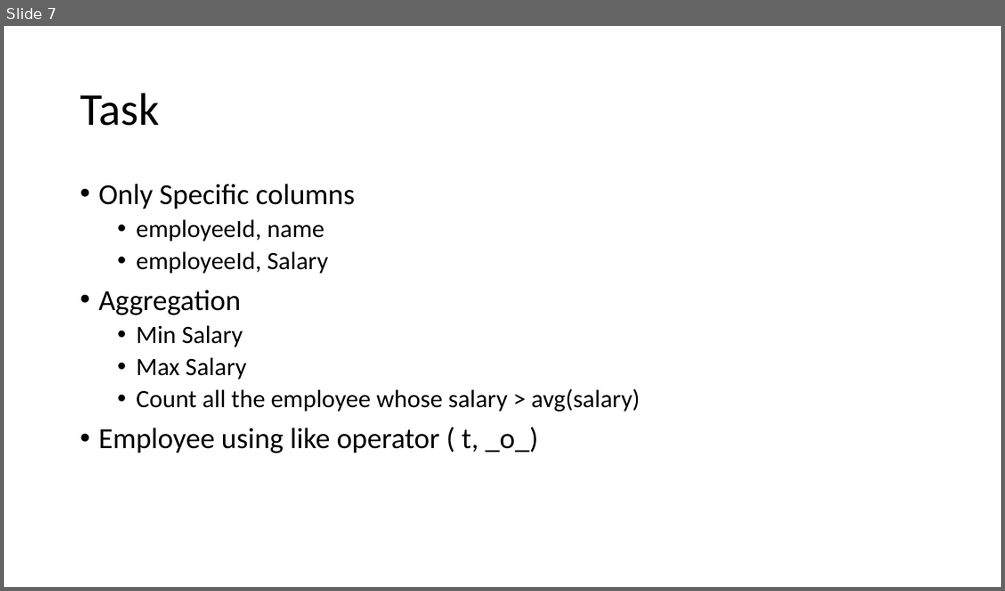
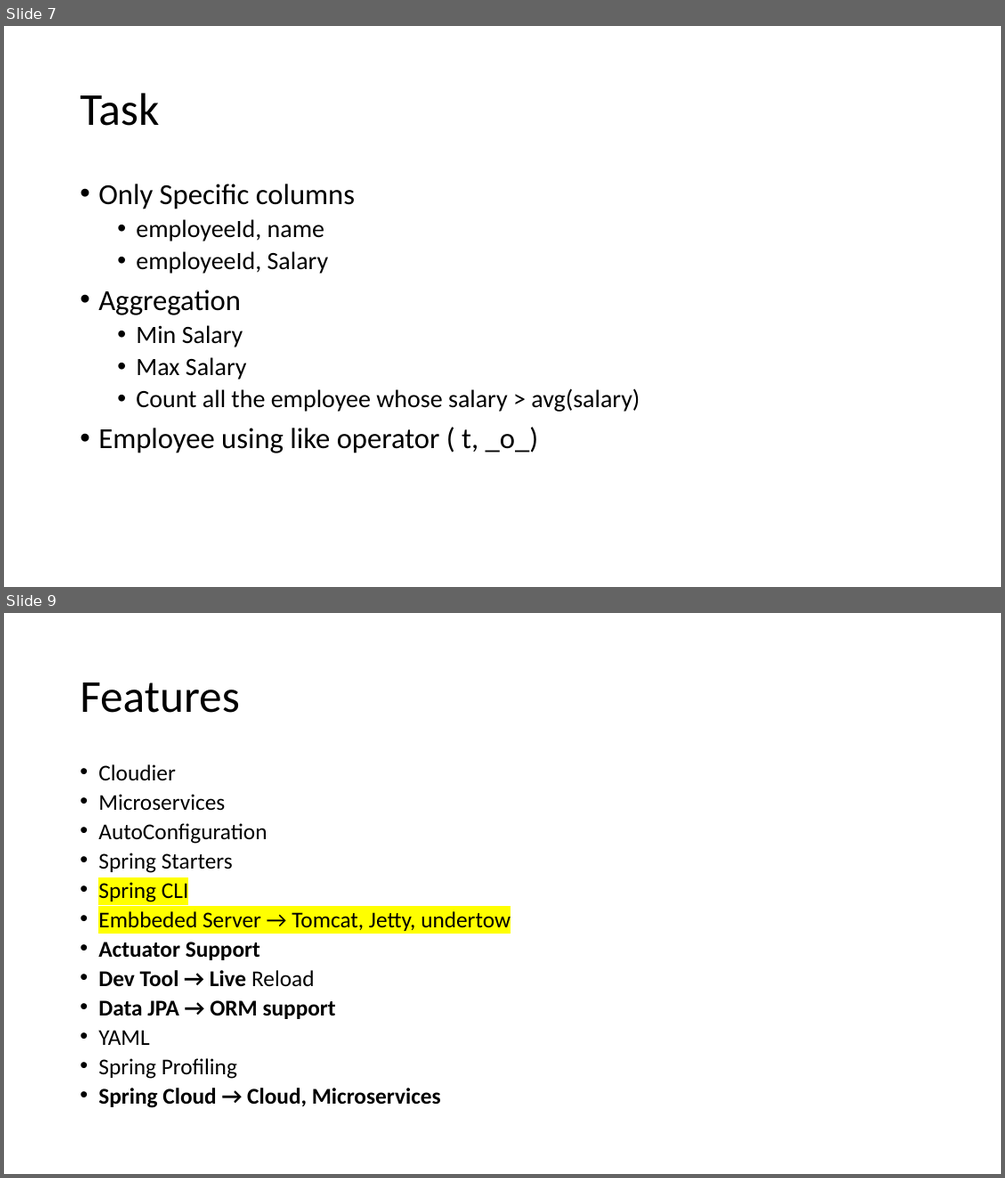
Before and after one commit to priyangm/pod_trg, a slide deck: FinishingSchool-June.pptx. Shown one above the other, each under a label of ours: slide 7 before the commit, slides 7 and 9 after it; the slides between them are not shown. The pictures are 1005x591 and 1005x1178 pixels, drawn with LibreOffice and Linux fonts; fonts in the diff are those of the drawing. Boxes give left, top, right and bottom in pixels: in the first picture for what was removed or moved away, otherwise in the second. Text is boxed around its words. In the diff, an @@ line names an element or a change of style, - is before the commit and + after.

```diff
--- a/FinishingSchool-June.pptx
+++ b/FinishingSchool-June.pptx
@@ slide 9 added at bbox=[4, 613, 1001, 1174], background #FFFFFF @@
@@ title added at bbox=[80, 682, 239, 713], 44 pt, text #000000 @@
+Features
@@ text added at bbox=[98, 764, 510, 1108], 21.7 pt, text #000000 @@
+• Cloudier
+• Microservices
+• AutoConfiguration
+• Spring Starters
+• Spring CLI
+• Embbeded Server → Tomcat, Jetty, undertow
+• Actuator Support
+• Dev Tool → Live Reload
+• Data JPA → ORM support
+• YAML
+• Spring Profiling
+• Spring Cloud → Cloud, Microservices
```
Also in this commit, not shown: 5 other slides added.
